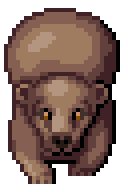
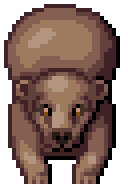
Layer changes from the first w=128, h=192 image to the second:
hid "Layer 1" over [left=4, top=8, right=120, bottom=184]
showed "Layer 2" over [left=4, top=4, right=120, bottom=184]
